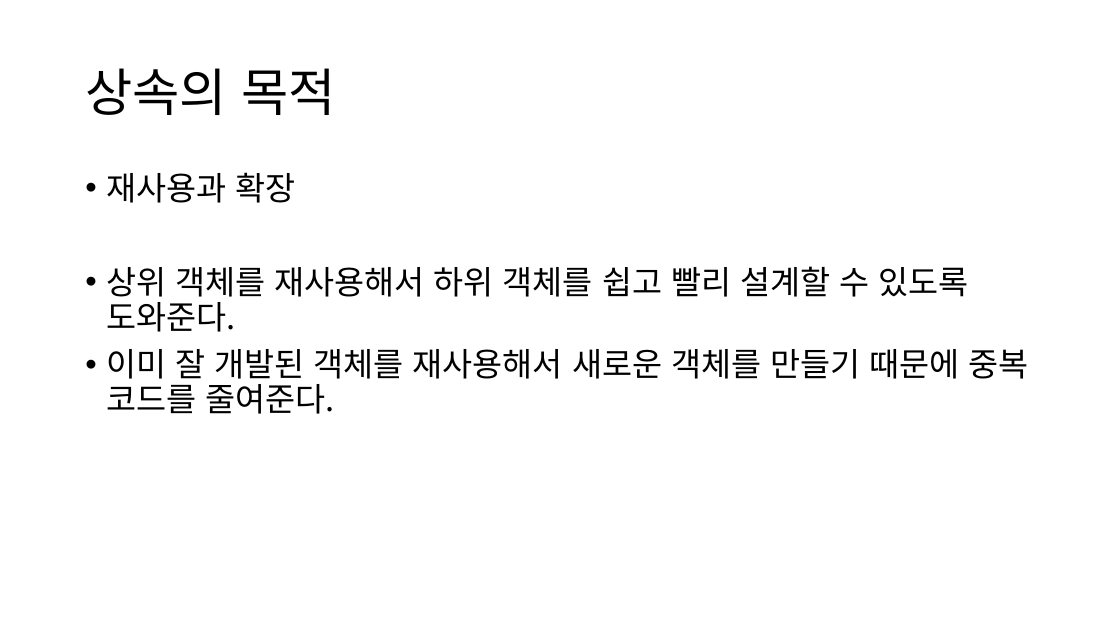
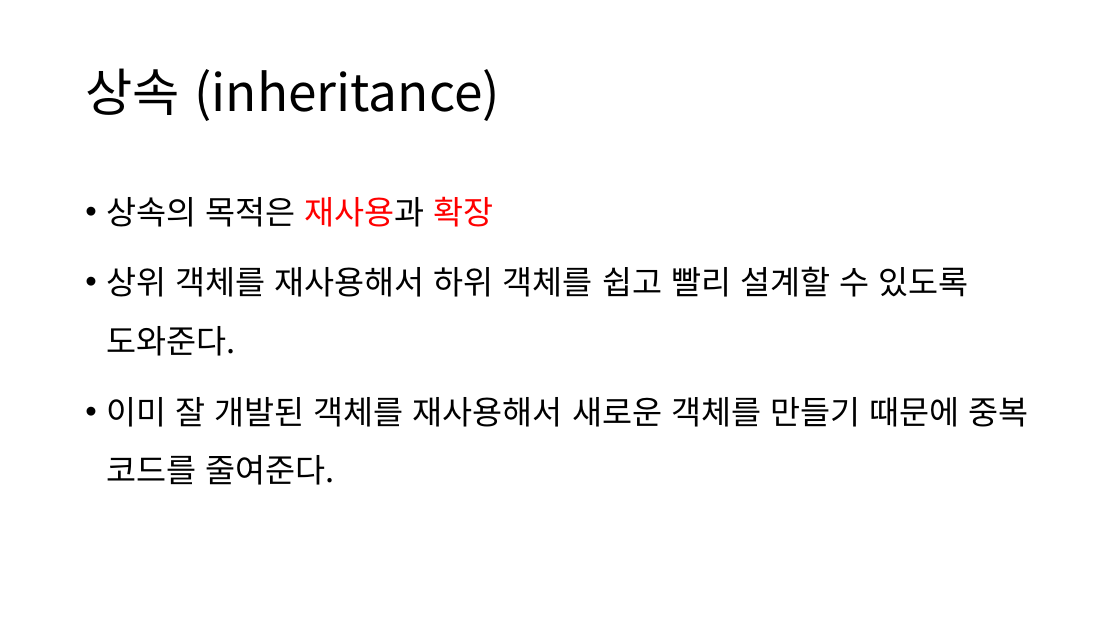
Before and after one commit to YonghoChoi/develop-note, a slide deck: slide 23 of ppt/객체지향 기본.pptx (slide 19 before the commit). Drawn at 1120x630 pixels with LibreOffice and Linux fonts; fonts in the diff are those of the drawing. Boxes give left, top, right and bottom in pixels: in the first picture for what was removed or moved away, otherwise in the second. Text is boxed around its words. In the diff, an @@ line names an element or a change of style, - is before the commit and + after.

```diff
--- a/ppt/객체지향 기본.pptx
+++ b/ppt/객체지향 기본.pptx
@@ title at [85,68,499,121]: text changed @@
-상속의 목적
+상속 (inheritance)
@@ text at [106,196,494,227]: text changed @@
-• 재사용과 확장
+• 상속의 목적은 재사용과 확장
@@ text at [106,266,1029,485]: line spacing 0.9 to 1.5 @@
```
Also in this commit, not shown: 22 other slides changed, 10 slides added.
